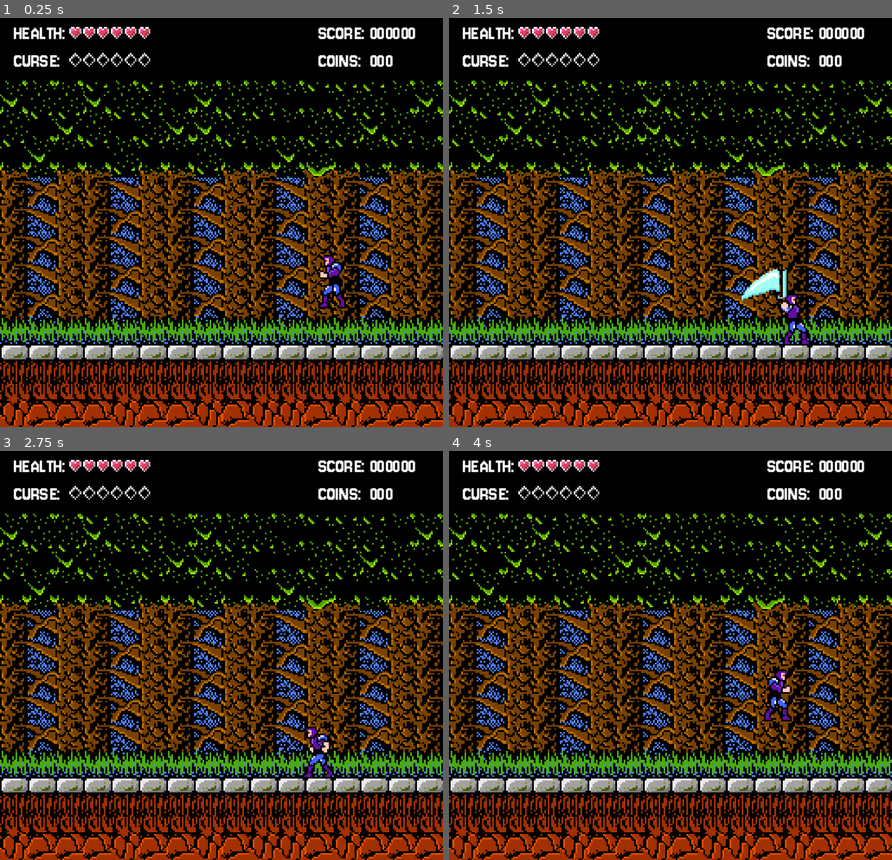
Above: before the commit, frames 1-4 (two rows, left to right).
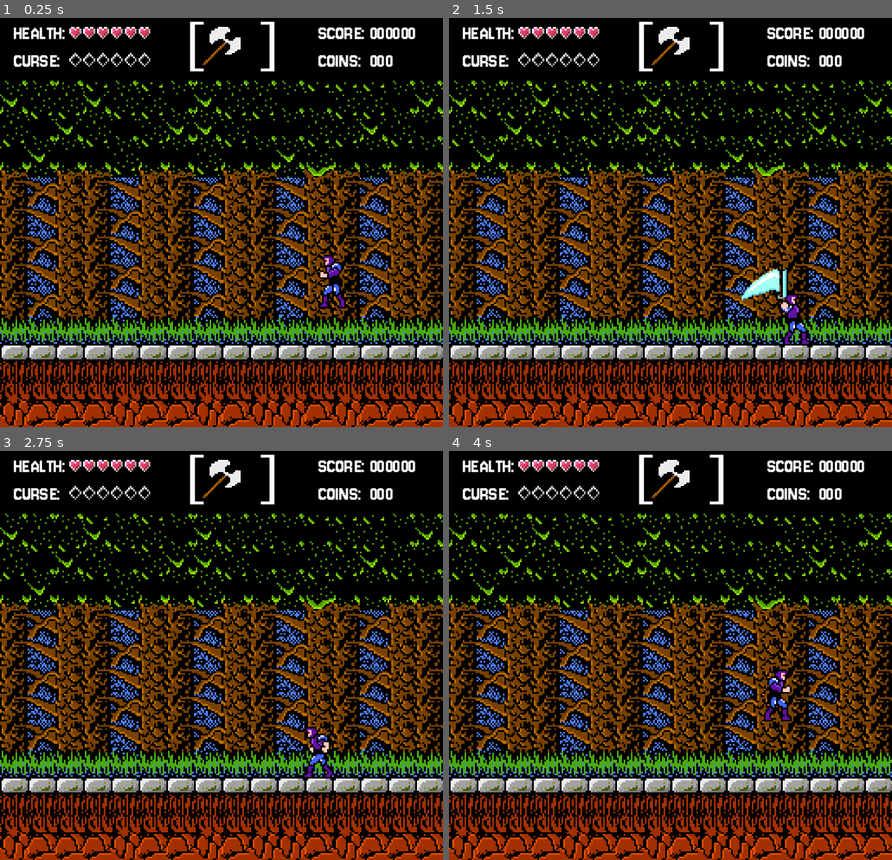
Above: after the commit, the same moments.

Repository: emchar1/Castlevania
Game: Godot game, scene res://scenes/main.tscn
Same seed, same stepped clock (60 frames per second), same inputs: the game is played once before the commit and once after it. Sound files missing from this copy of the repository are replaced by a short silence.
Inputs:
- Up to frame 1 (0.25 s): no input
- Up to frame 2 (1.5 s): hold D (move_right) from 0.53 s (still down); tap J (attack) at 0.6, 1.35 s; tap K (jump) at 0.77 s
- Up to frame 3 (2.75 s): tap K (jump) at 1.52 s; release D (move_right) at 2.03 s; hold A (move_left) from 2.03 s (still down); tap J (attack) at 2.1 s
- Up to frame 4 (4 s): release A (move_left) at 2.78 s; hold D (move_right) from 2.78 s (still down); tap J (attack) at 2.85, 3.6 s; tap K (jump) at 3.02, 3.77 s

The runs differ from the first frame. In frame 1, 0.7% of the frame differs, in the area x 42-63%, y 0-14%; in frame 2, 0.7%; in frame 3, 0.7%; in frame 4, 0.7%.

Commit message:
Add secondary weapon possiblity.

Diff:
--- a/scenes/hud.tscn
+++ b/scenes/hud.tscn
@@ -3,6 +3,7 @@
 [ext_resource type="Script" uid="uid://c4iflh13t27v8" path="res://scripts/hud.gd" id="1_5ysmq"]
 [ext_resource type="FontFile" uid="uid://5fm5qvh53ma0" path="res://assets/fonts/Jersey10-Regular.ttf" id="1_oo0fn"]
 [ext_resource type="Texture2D" uid="uid://4cs57tjkxmud" path="res://assets/images/hud.png" id="2_oo0fn"]
+[ext_resource type="Texture2D" uid="uid://cik2k1md7gg6o" path="res://assets/images/secondary.png" id="4_6fi6k"]
 
 [sub_resource type="AtlasTexture" id="AtlasTexture_5ysmq"]
 atlas = ExtResource("2_oo0fn")
@@ -51,9 +52,112 @@
 [sub_resource type="AtlasTexture" id="AtlasTexture_iypfu"]
 atlas = ExtResource("2_oo0fn")
 region = Rect2(8, 8, 8, 8)
+
+[sub_resource type="FontFile" id="FontFile_5ysmq"]
+cache/0/variation_coordinates = {}
+cache/0/face_index = 0
+cache/0/embolden = 0.0
+cache/0/transform = Transform2D(1, 0, 0, 1, 0, 0)
+cache/0/spacing_top = 0
+cache/0/spacing_bottom = 0
+cache/0/spacing_space = 0
+cache/0/spacing_glyph = 0
+cache/0/baseline_offset = 0.0
+cache/0/16/0/ascent = 0.0
+cache/0/16/0/descent = 0.0
+cache/0/16/0/underline_position = 0.0
+cache/0/16/0/underline_thickness = 0.0
+cache/0/16/0/scale = 1.0
+cache/0/54/0/ascent = 0.0
+cache/0/54/0/descent = 0.0
+cache/0/54/0/underline_position = 0.0
+cache/0/54/0/underline_thickness = 0.0
+cache/0/54/0/scale = 1.0
+cache/0/53/0/ascent = 0.0
+cache/0/53/0/descent = 0.0
+cache/0/53/0/underline_position = 0.0
+cache/0/53/0/underline_thickness = 0.0
+cache/0/53/0/scale = 1.0
+cache/0/52/0/ascent = 0.0
+cache/0/52/0/descent = 0.0
+cache/0/52/0/underline_position = 0.0
+cache/0/52/0/underline_thickness = 0.0
+cache/0/52/0/scale = 1.0
+cache/0/51/0/ascent = 0.0
+cache/0/51/0/descent = 0.0
+cache/0/51/0/underline_position = 0.0
+cache/0/51/0/underline_thickness = 0.0
+cache/0/51/0/scale = 1.0
+cache/0/50/0/ascent = 0.0
+cache/0/50/0/descent = 0.0
+cache/0/50/0/underline_position = 0.0
+cache/0/50/0/underline_thickness = 0.0
+cache/0/50/0/scale = 1.0
+cache/0/49/0/ascent = 0.0
+cache/0/49/0/descent = 0.0
+cache/0/49/0/underline_position = 0.0
+cache/0/49/0/underline_thickness = 0.0
+cache/0/49/0/scale = 1.0
+cache/0/48/0/ascent = 0.0
+cache/0/48/0/descent = 0.0
+cache/0/48/0/underline_position = 0.0
+cache/0/48/0/underline_thickness = 0.0
+cache/0/48/0/scale = 1.0
+cache/0/47/0/ascent = 0.0
+cache/0/47/0/descent = 0.0
+cache/0/47/0/underline_position = 0.0
+cache/0/47/0/underline_thickness = 0.0
+cache/0/47/0/scale = 1.0
+cache/0/46/0/ascent = 0.0
+cache/0/46/0/descent = 0.0
+cache/0/46/0/underline_position = 0.0
+cache/0/46/0/underline_thickness = 0.0
+cache/0/46/0/scale = 1.0
+cache/0/45/0/ascent = 0.0
+cache/0/45/0/descent = 0.0
+cache/0/45/0/underline_position = 0.0
+cache/0/45/0/underline_thickness = 0.0
+cache/0/45/0/scale = 1.0
+cache/0/44/0/ascent = 0.0
+cache/0/44/0/descent = 0.0
+cache/0/44/0/underline_position = 0.0
+cache/0/44/0/underline_thickness = 0.0
+cache/0/44/0/scale = 1.0
+cache/0/43/0/ascent = 0.0
+cache/0/43/0/descent = 0.0
+cache/0/43/0/underline_position = 0.0
+cache/0/43/0/underline_thickness = 0.0
+cache/0/43/0/scale = 1.0
+cache/0/42/0/ascent = 0.0
+cache/0/42/0/descent = 0.0
+cache/0/42/0/underline_position = 0.0
+cache/0/42/0/underline_thickness = 0.0
+cache/0/42/0/scale = 1.0
+cache/0/41/0/ascent = 0.0
+cache/0/41/0/descent = 0.0
+cache/0/41/0/underline_position = 0.0
+cache/0/41/0/underline_thickness = 0.0
+cache/0/41/0/scale = 1.0
+cache/0/40/0/ascent = 0.0
+cache/0/40/0/descent = 0.0
+cache/0/40/0/underline_position = 0.0
+cache/0/40/0/underline_thickness = 0.0
+cache/0/40/0/scale = 1.0
+cache/0/39/0/ascent = 0.0
+cache/0/39/0/descent = 0.0
+cache/0/39/0/underline_position = 0.0
+cache/0/39/0/underline_thickness = 0.0
+cache/0/39/0/scale = 1.0
+cache/0/32/0/ascent = 0.0
+cache/0/32/0/descent = 0.0
+cache/0/32/0/underline_position = 0.0
+cache/0/32/0/underline_thickness = 0.0
+cache/0/32/0/scale = 1.0
 
 [node name="Hud" type="CanvasLayer" unique_id=169172673]
 script = ExtResource("1_5ysmq")
+metadata/_edit_vertical_guides_ = [128.0, 0.0, 256.0]
+metadata/_edit_horizontal_guides_ = [20.0, 0.0, 40.0]
 
 [node name="Background" type="ColorRect" parent="." unique_id=259010942]
 anchors_preset = 10
@@ -229,3 +333,17 @@
 theme_override_fonts/font = ExtResource("1_oo0fn")
 theme_override_font_sizes/font_size = 12
 text = "000"
+
+[node name="Secondary" type="Label" parent="." unique_id=1430609713]
+offset_left = 106.0
+offset_top = 3.0
+offset_right = 182.0
+offset_bottom = 62.0
+theme_override_fonts/font = SubResource("FontFile_5ysmq")
+theme_override_font_sizes/font_size = 32
+text = "[   ]"
+
+[node name="Sprite2D" type="Sprite2D" parent="Secondary" unique_id=201279377]
+texture_filter = 1
+position = Vector2(22, 17)
+texture = ExtResource("4_6fi6k")
Binary file added: assets/images/secondary.png
Not shown, added: assets/images/secondary.png.import
Binary file added: assets/secondary.aseprite
Not shown, changed: assets/sounds/coin.ogg
